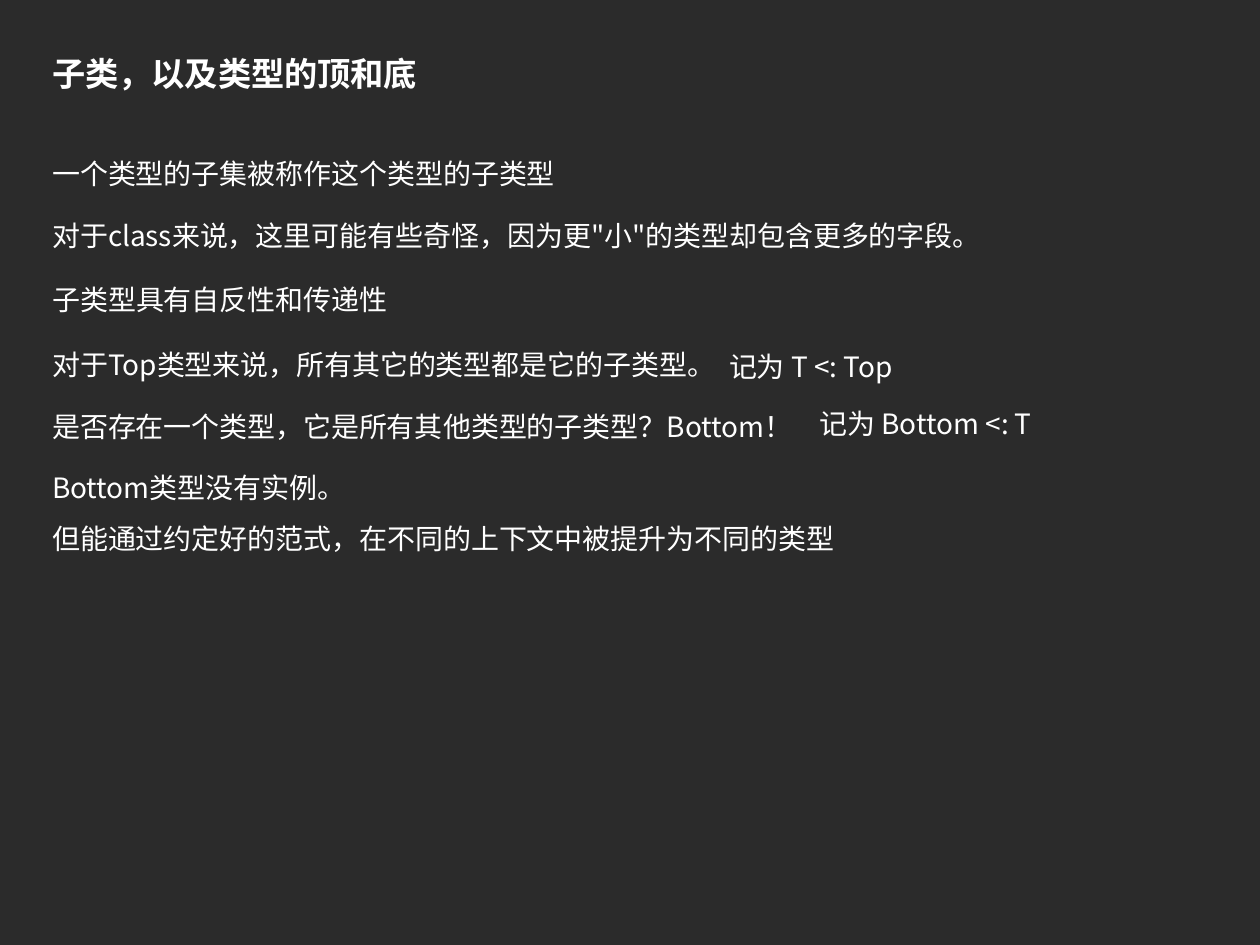
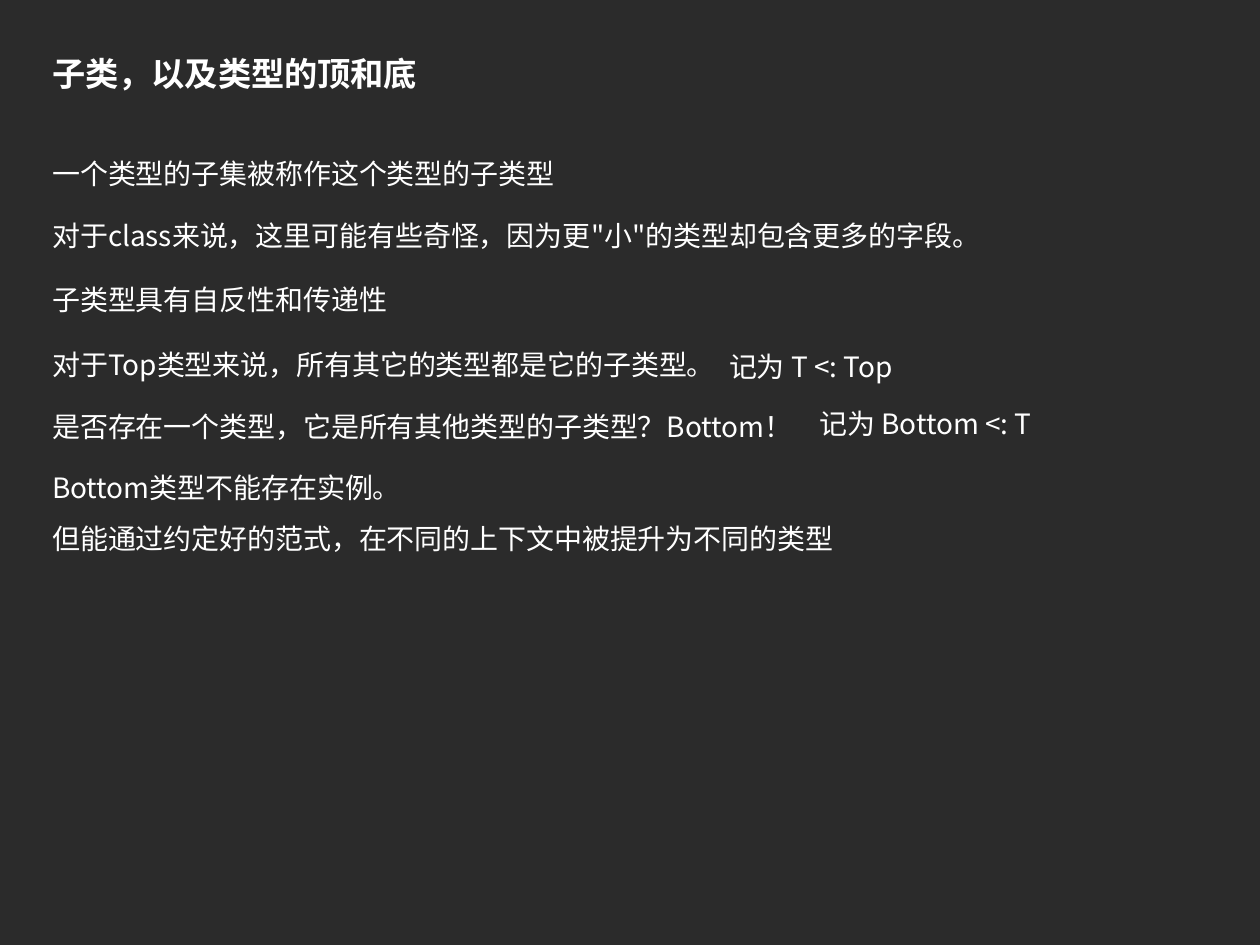
Before and after one commit to imlyzh/pycon, a slide deck: slide 14 of 静态类型的Python.pptx (slide 11 before the commit). Drawn at 1260x945 pixels with LibreOffice and Linux fonts; fonts in the diff are those of the drawing; background and template pictures are left out; a plain dark background stands for a picture behind light text. Boxes give left, top, right and bottom in pixels: in the first picture for what was removed or moved away, otherwise in the second. Text is boxed around its words. In the diff, an @@ line names an element or a change of style, - is before the commit and + after.

```diff
--- a/静态类型的Python.pptx
+++ b/静态类型的Python.pptx
@@ text at [52, 474, 401, 501]: text changed @@
-Bottom类型没有实例。
+Bottom类型不能存在实例。
```
Also in this commit, not shown: 8 other slides changed, 3 slides added, 1 slide removed.
